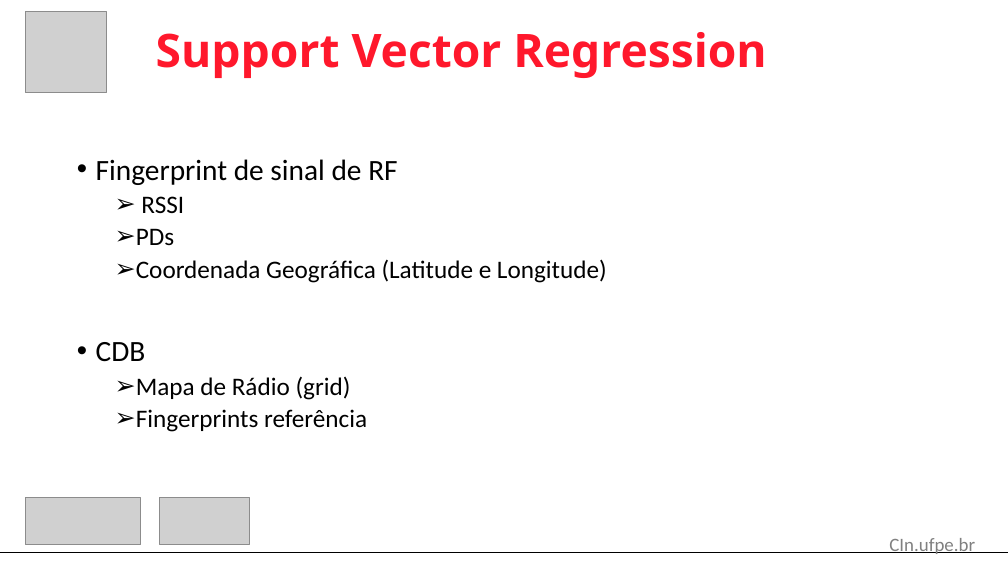
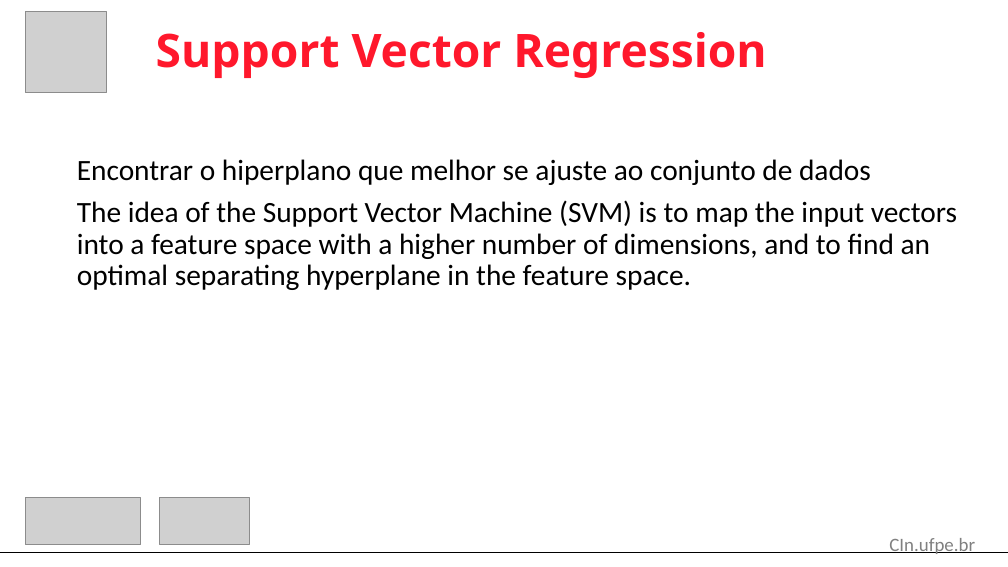
Before and after one commit to Douglast1997/TG-2020.1, a slide deck: slide 9 of Apresentação/Apresentação_TG.pptx. Drawn at 1008x567 pixels with LibreOffice and Linux fonts; fonts in the diff are those of the drawing; grey boxes stand for pictures. Boxes give left, top, right and bottom in pixels: in the first picture for what was removed or moved away, otherwise in the second. Text is boxed around its words. In the diff, an @@ line names an element or a change of style, - is before the commit and + after.

```diff
--- a/Apresentação/Apresentação_TG.pptx
+++ b/Apresentação/Apresentação_TG.pptx
@@ text at box(77, 159, 957, 290): text changed; size 24 to 28 pt @@
-• Fingerprint de sinal de RF
-  ➢ RSSI
-  ➢ PDs
-  ➢ Coordenada Geográfica (Latitude e Longitude)
-• CDB
-  ➢ Mapa de Rádio (grid)
-  ➢ Fingerprints referência
+Encontrar o hiperplano que melhor se ajuste ao conjunto de dados
+The idea of the Support Vector Machine (SVM) is to map the input vectors into a feature space with a higher number of dimensions, and to find an optimal separating hyperplane in the feature space.
```
Also in this commit, not shown: 2 other slides changed, 1 slide added, 4 other files.
